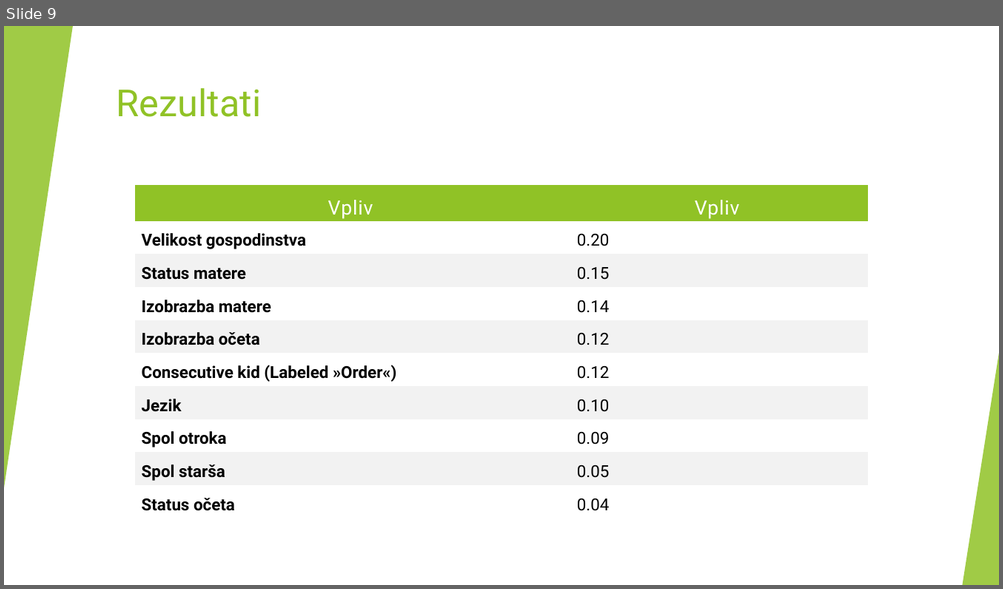
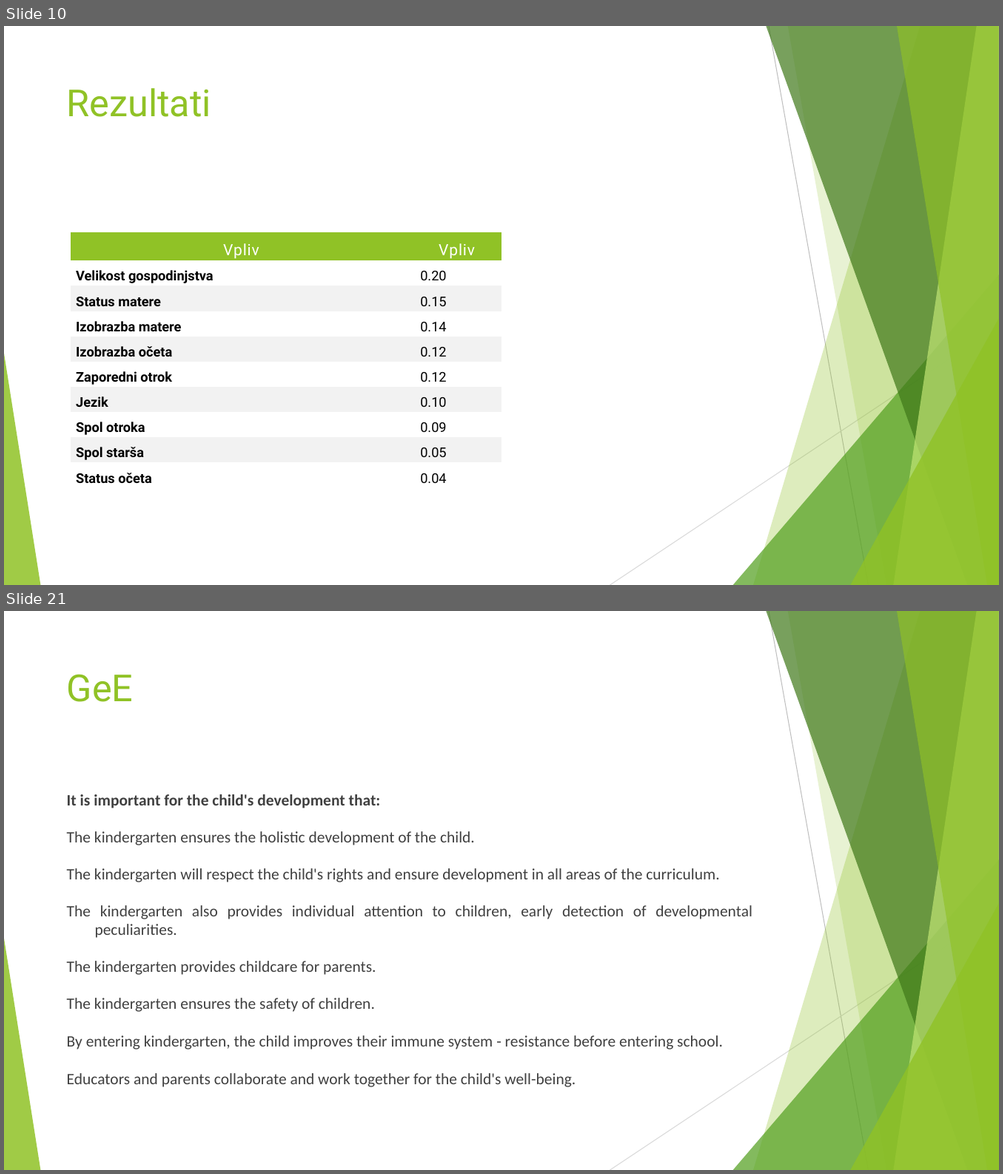
Before and after one commit to borbregant/Doktorat_all, a slide deck: stemberger/predstavitev.pptx. Shown one above the other, each under a label of ours: slide 9 before the commit, slides 10 and 21 after it; the slides between them are not shown. The pictures are 1003x589 and 1003x1174 pixels, drawn with LibreOffice and Linux fonts; fonts in the diff are those of the drawing. Boxes give left, top, right and bottom in pixels: in the first picture for what was removed or moved away, otherwise in the second. Text is boxed around its words. In the diff, an @@ line names an element or a change of style, - is before the commit and + after.

```diff
--- a/stemberger/predstavitev.pptx
+++ b/stemberger/predstavitev.pptx
@@ slide 21 added at bbox=[4, 611, 999, 1170], background #FFFFFF; not listed: 10 template elements that a slide beside it also shows @@
@@ title added at bbox=[67, 674, 134, 702], 36 pt, text #90C226 @@
+GeE
@@ text added at bbox=[67, 795, 752, 1088], 15.3 pt, text #404040 @@
+It is important for the child's development that:
+The kindergarten ensures the holistic development of the child.
+The kindergarten will respect the child's rights and ensure development in all areas of the curriculum.
+The kindergarten also provides individual attention to children, early detection of developmental peculiarities.
+The kindergarten provides childcare for parents.
+The kindergarten ensures the safety of children.
+By entering kindergarten, the child improves their immune system - resistance before entering school.
+Educators and parents collaborate and work together for the child's well-being.
@@ what was slide 9 is now slide 10 @@
@@ slide 10 changed as well @@
@@ rectangle removed at bbox=[4, 26, 999, 585] @@
@@ triangle removed at bbox=[4, 26, 73, 488] @@
@@ title "Rezultati": place and size @@
-title "Rezultati" at bbox=[116, 88, 261, 117]
+title "Rezultati" at bbox=[67, 88, 211, 117]
@@ table at bbox=[71, 232, 502, 488] @@
-row 2, column 1: Velikost gospodinstva
+row 2, column 1: Velikost gospodinjstva
-row 6, column 1: Consecutive kid (Labeled »Order«)
+row 6, column 1: Zaporedni otrok
@@ size 19 to 15 pt in "Vpliv", "Vpliv" @@
@@ size 16 to 13 pt in "0.20", "Status matere", "0.15", "Izobrazba matere" and 12 more places @@
@@ table: place and size @@
-table at bbox=[134, 185, 868, 519]
+table at bbox=[71, 232, 502, 488]
@@ triangle removed at bbox=[962, 354, 999, 585] @@
```
Also in this commit, not shown: 6 other slides changed, 14 other slides added, 4 slides removed, 32 other files.
